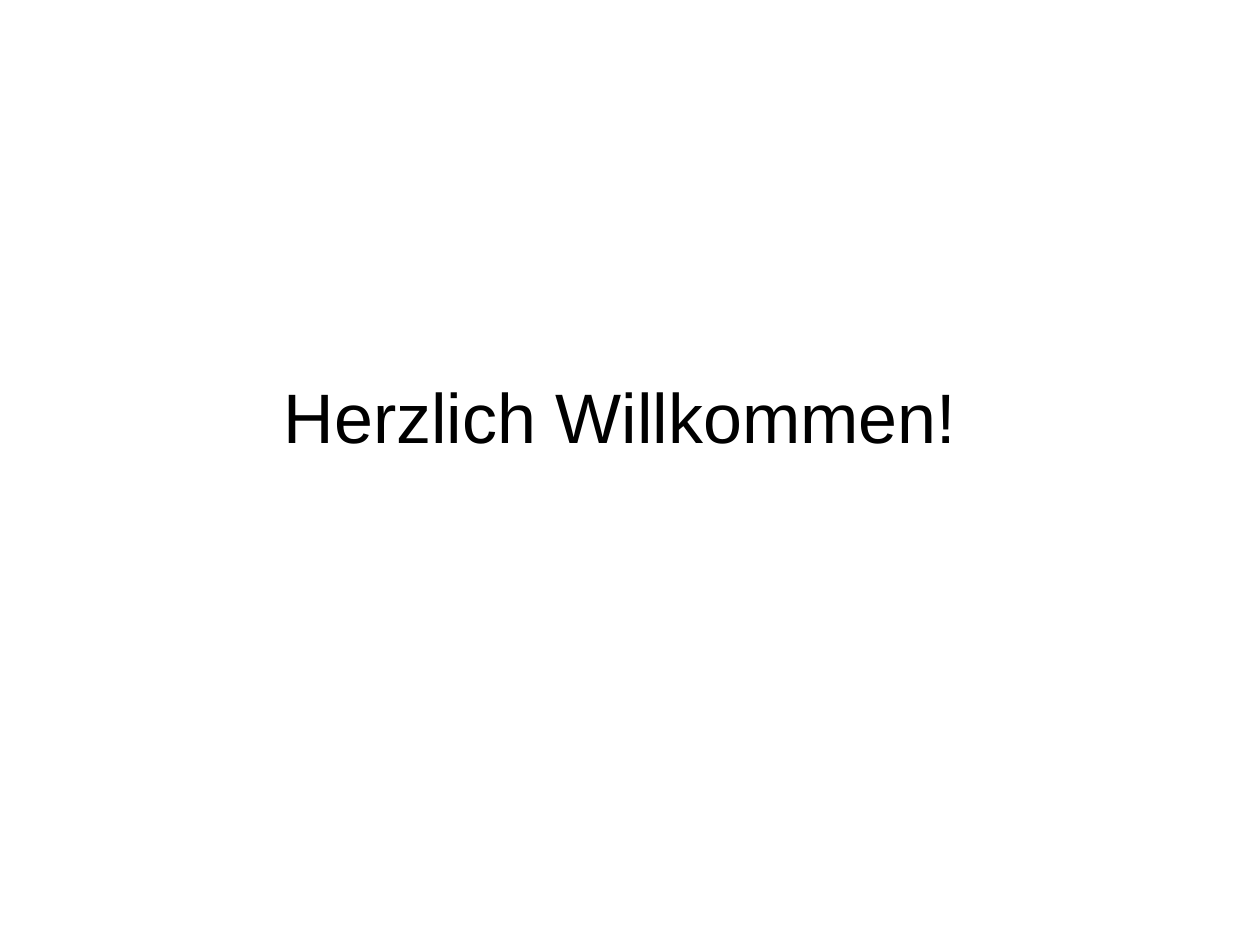
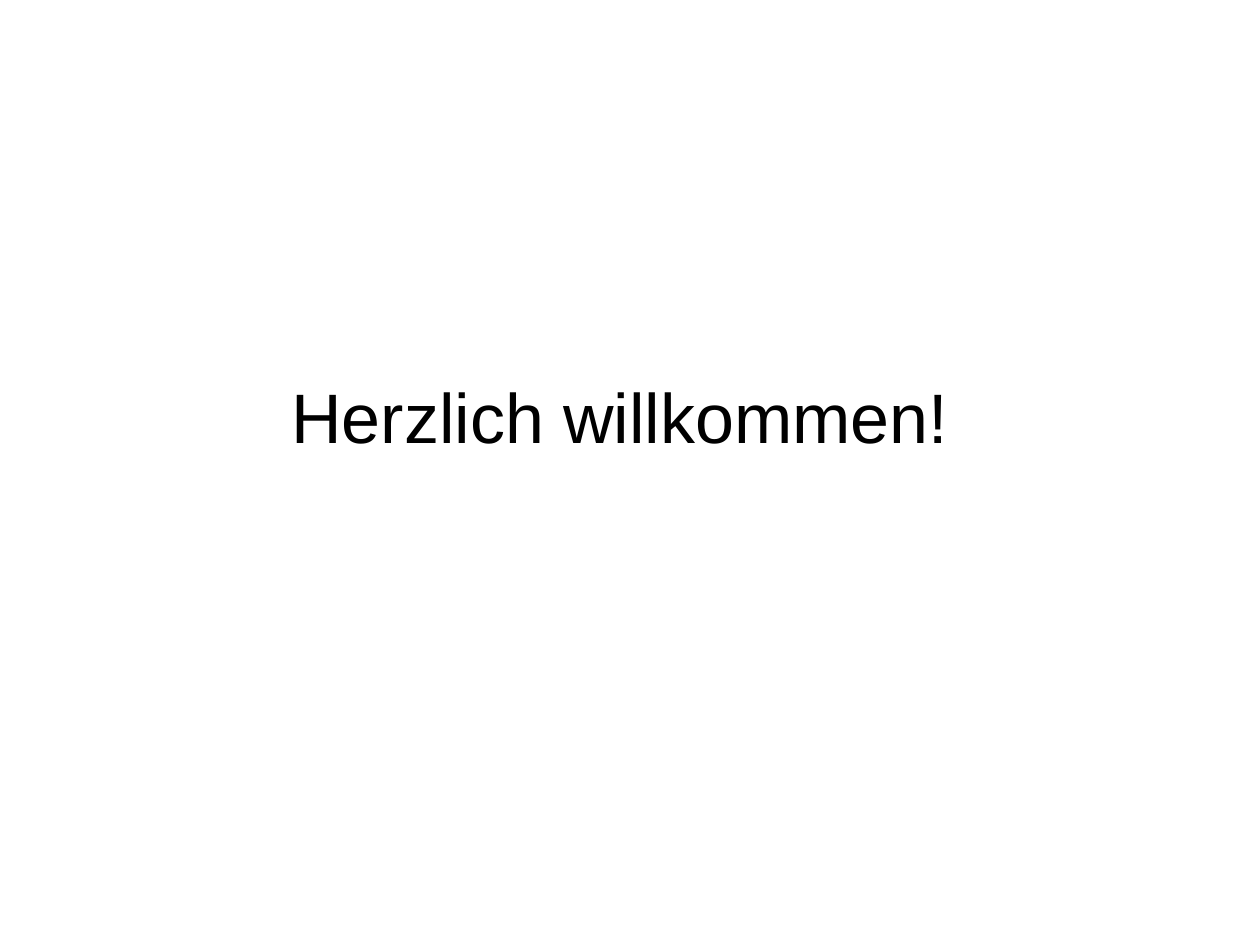
Before and after one commit to walter-rothlin/Source-Code, a slide deck: slide 1 of SchulungsUnterlagen/HWZ/WerBinIch.pptx. Drawn at 1260x945 pixels with LibreOffice and Linux fonts; fonts in the diff are those of the drawing. Boxes give left, top, right and bottom in pixels: in the first picture for what was removed or moved away, otherwise in the second. Text is boxed around its words. In the diff, an @@ line names an element or a change of style, - is before the commit and + after.

```diff
--- a/SchulungsUnterlagen/HWZ/WerBinIch.pptx
+++ b/SchulungsUnterlagen/HWZ/WerBinIch.pptx
@@ title at bbox=[291, 392, 948, 444]: text changed @@
-Herzlich Willkommen!
+Herzlich willkommen!
```
Also in this commit, not shown: 5 other slides changed, 3 other files.
